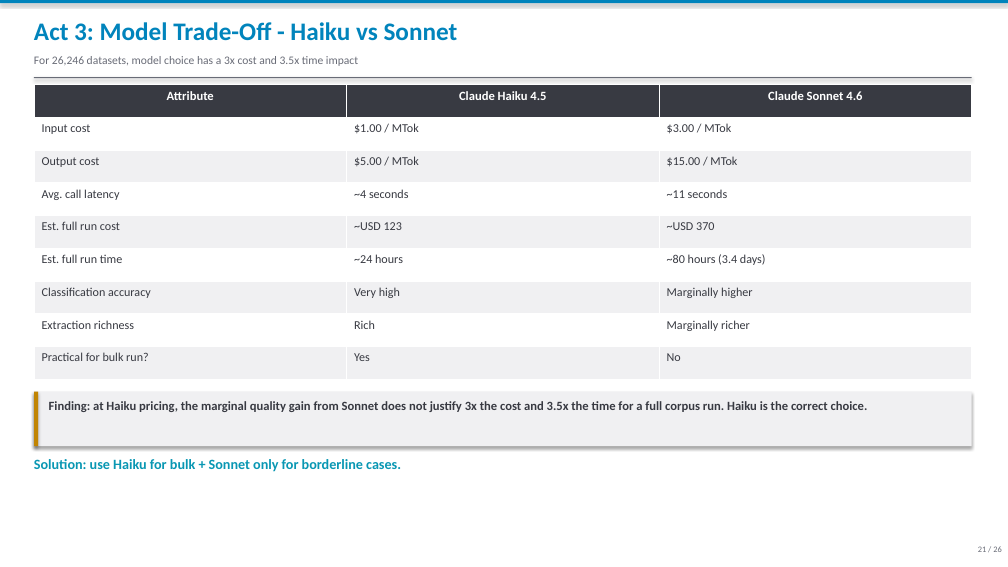
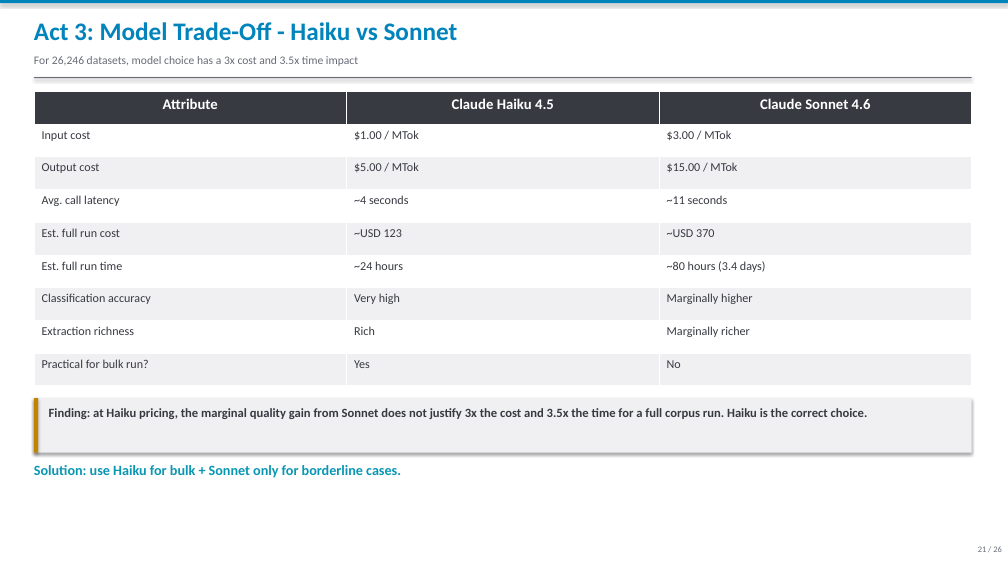
Before and after one commit to bennyistanto/to-rdls, a slide deck: slide 21 of docs/hdx2rdls_journey_20260512.pptx. Drawn at 1008x567 pixels with LibreOffice and Linux fonts; fonts in the diff are those of the drawing. Boxes give left, top, right and bottom in pixels: in the first picture for what was removed or moved away, otherwise in the second. Text is boxed around its words. In the diff, an @@ line names an element or a change of style, - is before the commit and + after.

```diff
--- a/docs/hdx2rdls_journey_20260512.pptx
+++ b/docs/hdx2rdls_journey_20260512.pptx
@@ table at bbox=[34, 91, 971, 386] @@
@@ size 12 to 14 pt in "Attribute", "Claude Haiku 4.5", "Claude Sonnet 4.6" @@
@@ 2 texts, 2 rectangles, 1 table: place and size @@
-2 texts, 2 rectangles, 1 table at bbox=[34, 85, 972, 472]
+2 texts, 2 rectangles, 1 table at bbox=[34, 91, 972, 478]
```
Also in this commit, not shown: 25 other slides changed, 26 other files.
